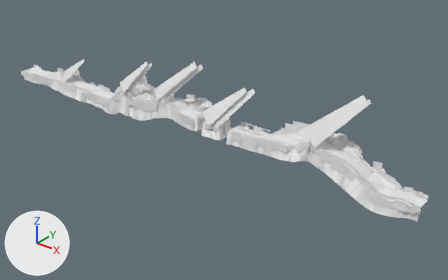
An edit to the FBX model Assets/Map/Models/Theme_01/Forest_15.fbx, drawn before and after from the same camera.
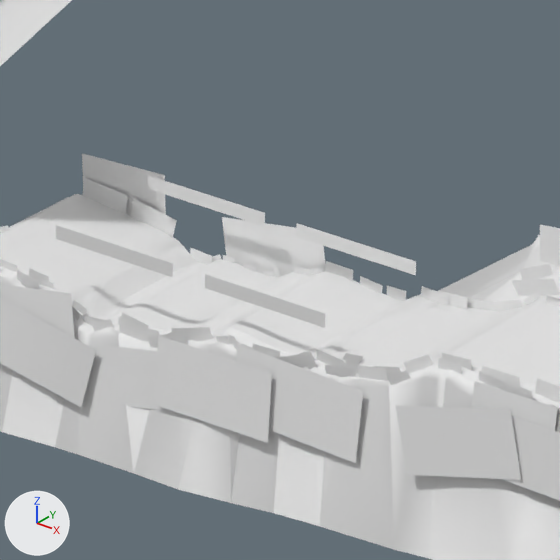
Old and new are each drawn whole from a camera (50 mm lens) standing at (587.7, -377.4, 233.4) and looking at (270.0, 19.7, -12.9) and again close up on the part from 52% to 63% of the width and 38% to 56% of the height. The lights are fixed; the arrows at lower left show +X, +Y and +Z. Where no turn or scale is listed for an object, it has been applied to the vertices. Vertices at the same position are counted once.

The scene before the commit, as lines of its bpy script (objects in view):
```python
me_mesh_001 = bpy.data.meshes.new('Mesh.001')
me_mesh_001.from_pydata(...)  # 110 vertices, 48 faces; spans x -194.0..194.0, y -6.0..6.0, z -10.0..10.0
me_mesh_001.materials.append(mat_leak_mat_01)  # white #e7e7e7
me_mesh_004 = bpy.data.meshes.new('Mesh.004')
me_mesh_004.from_pydata(...)  # 100 vertices, 40 faces; spans x 62.0..410.0, y -6.0..19.0, z 1.0..64.0
me_mesh_004.materials.append(mat_light_mat_01)  # white #e7e7e7
me_mesh_007 = bpy.data.meshes.new('Mesh.007')
me_mesh_007.from_pydata(...)  # 1372 vertices, 1464 faces; spans x -231.0..231.0, y -5.0..10.0, z -14.0..14.0
me_mesh_007.materials.append(mat_ground_mat_03)  # white #e7e7e7
ob_ground_01 = bpy.data.objects.new('Ground_01', me_mesh_007)
ob_ground_01.location = (231.35, 3.32, 12.51)
ob_leak_01 = bpy.data.objects.new('Leak_01', me_mesh_001)
ob_leak_01.location = (256.14, 5.68, 8.89)
ob_light_01 = bpy.data.objects.new('Light_01', me_mesh_004)
ob_light_01.location = (0.0, 0.0, 0.0)
# also in view: 'Mountain_01' at (231.4, 11.3, 7.0); 'Tree_01' at (230.1, 11.1, 12.2)
```
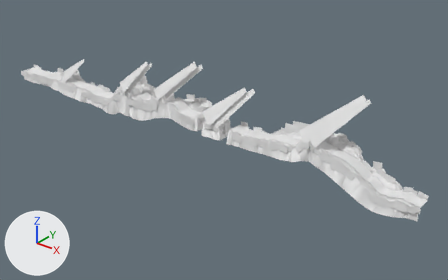
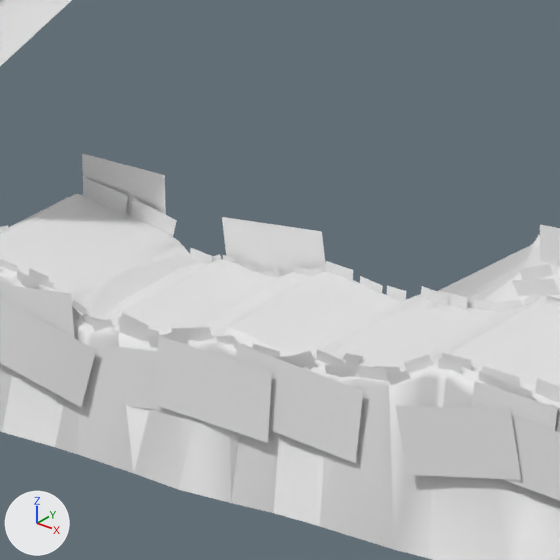
The change in detail:
me_mesh_001 has 110 vertices, 48 faces and spans x -194.0..194.0, y -6.0..6.0, z -10.0..10.0.
me_mesh_001 is used by ob_leak_01; location (256.14, 5.68, 8.89).
me_mesh_001 part 1: the loose piece of 4 vertices spanning x 59.0..70.0, y -6.0, z 6.0..7.0 is deleted.
me_mesh_001 part 2: the loose piece of 4 vertices spanning x 45.0..56.0, y 5.0, z 6.0..7.0 is deleted.
me_mesh_001 part 3: the loose piece of 4 vertices spanning x 59.0..70.0, y 5.0, z 6.0..7.0 is deleted.
me_mesh_001 part 4: the loose piece of 4 vertices spanning x 45.0..56.0, y -6.0, z 6.0..7.0 is deleted.

Changed parts and their boxes [x1, y1, x2, y2] in the close-ups (560 x 560 px):
'Leak_01', reshaped (not visible afterwards): before [56, 176, 416, 328]
part 1 of me_mesh_001, deleted: before [205, 274, 325, 328]
part 2 of me_mesh_001, deleted: before [148, 176, 265, 227]
part 3 of me_mesh_001, deleted: before [296, 223, 416, 275]
part 4 of me_mesh_001, deleted: before [56, 225, 173, 277]
